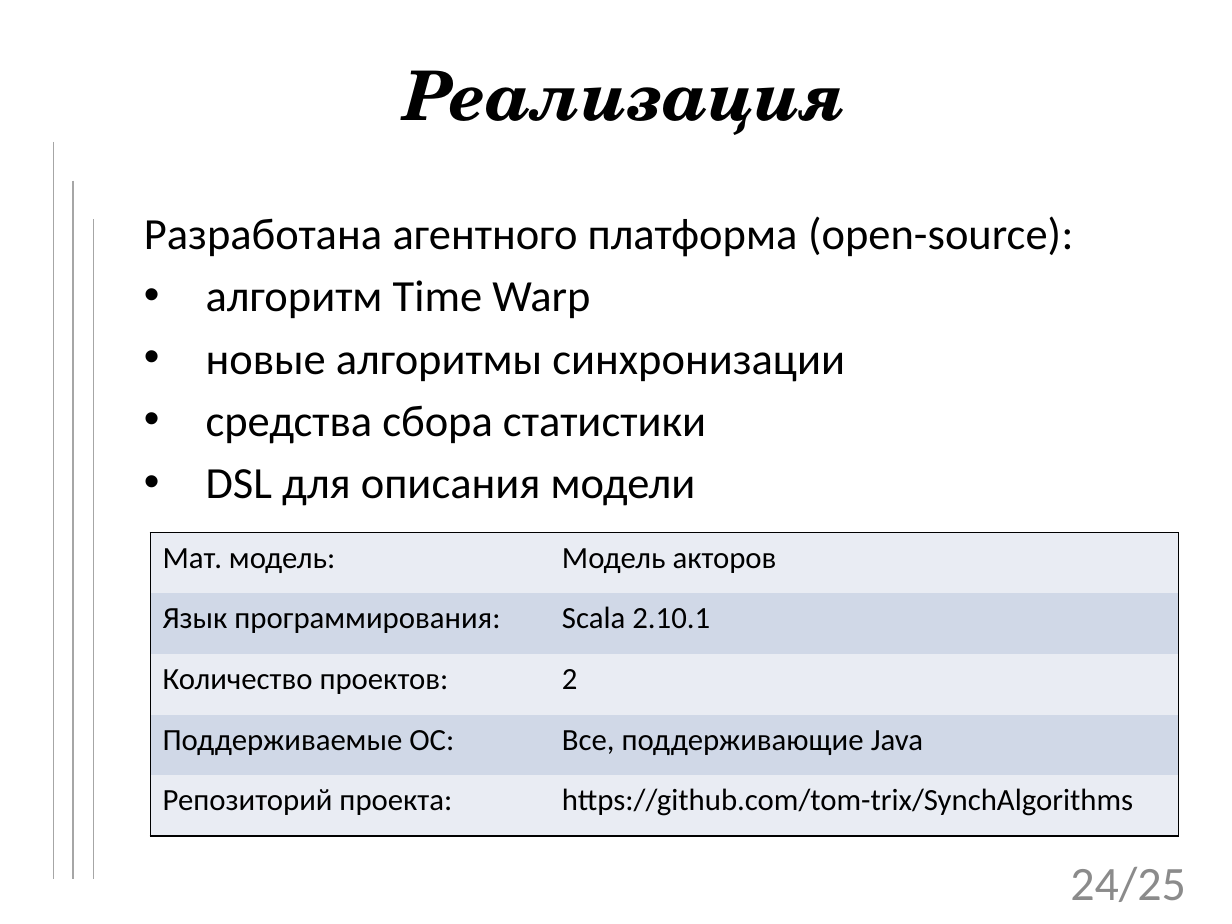
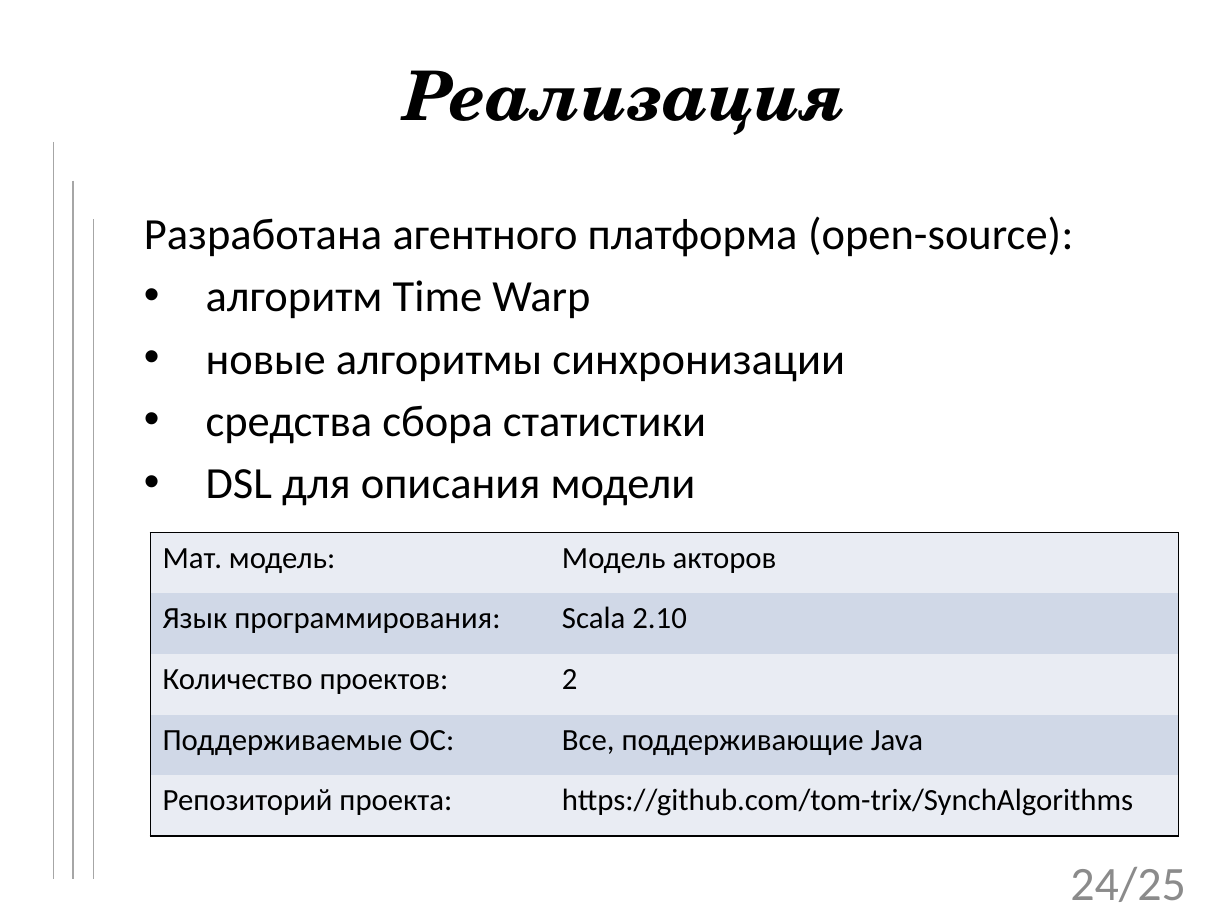
Before and after one commit to tom-trix/SynchAlgorithms, a slide deck: slide 24 of text/Mitrakov.pptx. Drawn at 1232x924 pixels with LibreOffice and Linux fonts; fonts in the diff are those of the drawing; background and template pictures are left out. Boxes give left, top, right and bottom in pixels: in the first picture for what was removed or moved away, otherwise in the second. Text is boxed around its words. In the diff, an @@ line names an element or a change of style, - is before the commit and + after.

```diff
--- a/text/Mitrakov.pptx
+++ b/text/Mitrakov.pptx
@@ table at (150,532,1179,835) @@
-row 2, column 2: Scala 2.10.1
+row 2, column 2: Scala 2.10
```
Also in this commit, not shown: 1 other slide changed.
